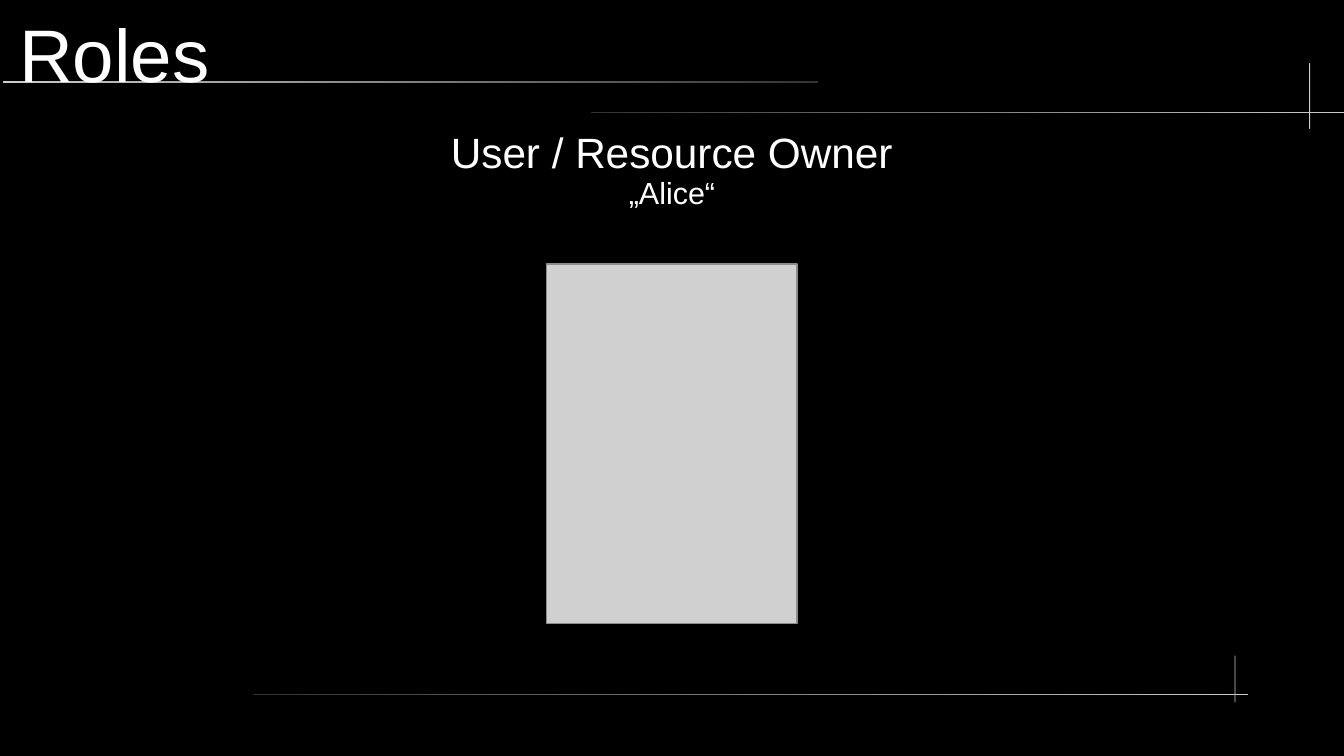
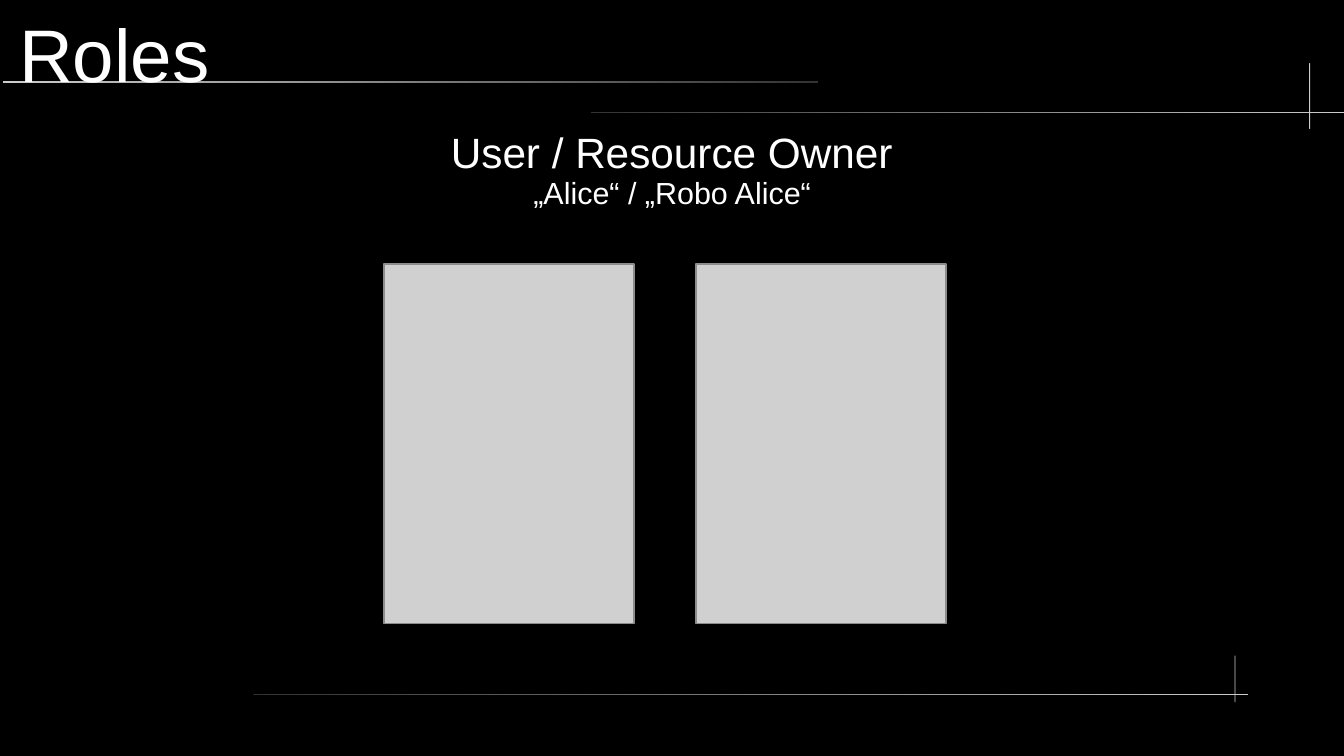
Before and after one commit to nkilders/e-portfolio-oauth2, a slide deck: slide 7 of presentation/OAuth2.odp (slide 6 before the commit). Drawn at 1344x756 pixels with LibreOffice and Linux fonts; fonts in the diff are those of the drawing; grey boxes stand for pictures. Boxes give left, top, right and bottom in pixels: in the first picture for what was removed or moved away, otherwise in the second. Text is boxed around its words. In the diff, an @@ line names an element or a change of style, - is before the commit and + after.

Commit message:
Update presentation

```diff
--- a/presentation/OAuth2.odp
+++ b/presentation/OAuth2.odp
@@ text at box(533, 182, 811, 208): text changed @@
-„Alice“
+„Alice“ / „Robo Alice“
@@ picture added at box(384, 265, 634, 624) @@
@@ picture: place and size @@
-picture at box(548, 265, 798, 624)
+picture at box(696, 265, 946, 624)
```
Also in this commit, not shown: 3 other slides changed, 9 slides added, 1 slide removed, 6 other files.
